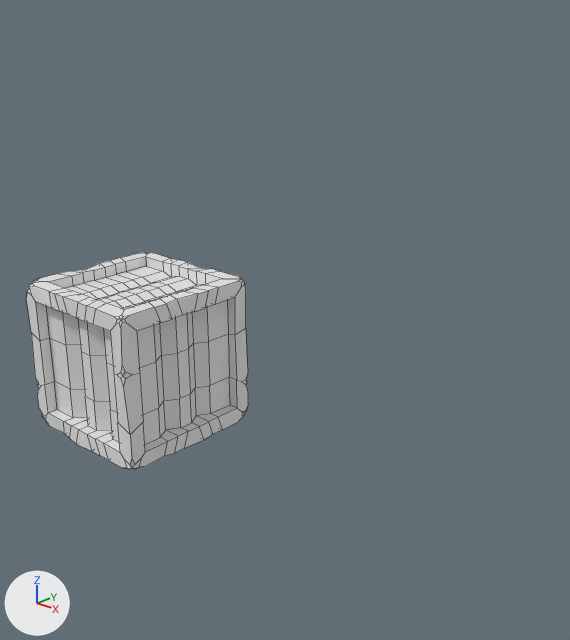
Before and after pictures for a commit that changed the Blender file udemy-blender/barrel.blend.
Camera for both pictures: a 50 mm camera at (4.75, -3.57, 3.04) aimed at (1.44, 0.11, 1.2). The axes (+X, +Y, +Z) are drawn at lower left. The lights are the same throughout. Mesh edges are drawn as thin lines.
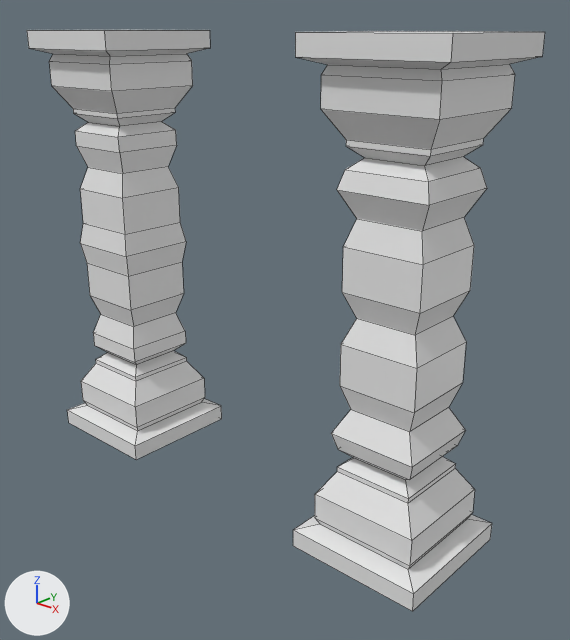
The change, as a list of edits to the scene's bpy script:
```text
Add me_cube_001:
    me_cube_001.from_pydata(...)  # 56 vertices, 53 faces; spans x -1.27..1.27, y -1.27..1.27, z -1.51..0.0
Add me_cube_002:
    me_cube_002.from_pydata(...)  # 56 vertices, 53 faces; spans x -1.27..1.27, y -1.27..1.27, z -1.51..0.0
Change ob_cube:
    ob_cube: bpy.data.objects.new('Cube', me_cube) -> bpy.data.objects.new('Cube', me_cube_001)
    ob_cube.location: (0.0, 0.0, 0.6) -> (0.0, 0.0, 1.5)
    ob_cube.scale: (1.0, 1.0, 1.0) -> (0.35, 0.35, 1.0)
    add _m = ob_cube.modifiers.new('Mirror', 'MIRROR')
    add _m.use_axis = (False, False, True)
Add ob_cube_001:
    ob_cube_001 = bpy.data.objects.new('Cube.001', me_cube_002)
    ob_cube_001.location = (2.456, 0.0, 1.5)
    ob_cube_001.scale = (0.35, 0.35, 1.0)
    _m = ob_cube_001.modifiers.new('Mirror', 'MIRROR')
    _m.use_axis = (False, False, True)
```

Boxes (x1, y1, x2, y2) around the edits, measured in the pictures (570 x 640 px):
'Cube.001', added: after (293, 31, 545, 611)
'Cube', reshaped, moved, rescaled, modifiers changed (12% narrower, 99% taller): before (26, 253, 248, 469); after (27, 30, 222, 460)
